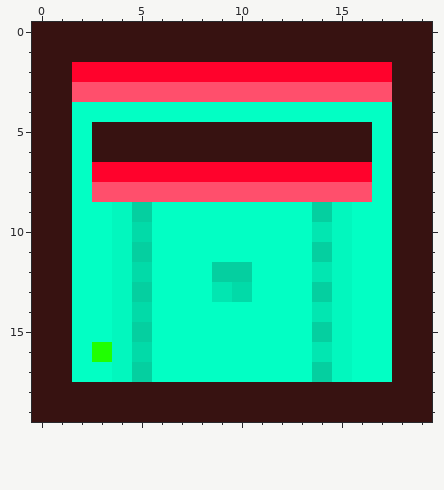
Edited in one commit: pixel-art sprite (res/rooms/room1.png). The first picture shows the starting point.
The file is 20x20 pixels. Colours within 5 levels of each other are drawn and written as one.
The same view after the edit:
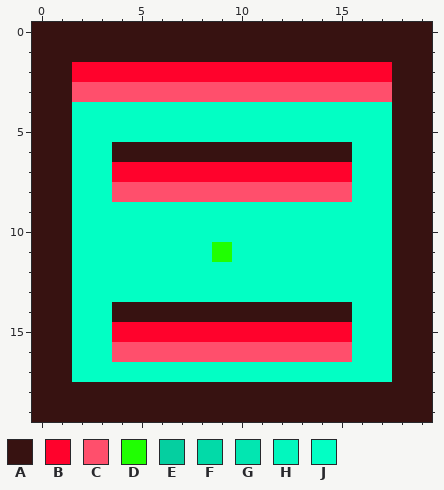
Palette (. is transparent): A #371211  B #ff022c  C #ff4f6c  D #20ff02  E #05cfa0  F #02daa8  G #02e6b1  H #02f7be  J #02ffc4
What changed:
@@ x 0..19 @@
  4 AAJJJJJJJJJJJJJJJJAA
- 5 AAJAAAAAAAAAAAAAAJAA
- 6 AAJAAAAAAAAAAAAAAJAA
- 7 AAJBBBBBBBBBBBBBBJAA
- 8 AAJCCCCCCCCCCCCCCJAA
- 9 AAJJHEJJJJJJJJEHJJAA
-10 AAJJHFJJJJJJJJGHJJAA
-11 AAJJHEJJJJJJJJEHJJAA
-12 AAJJHFJJJEEJJJGHJJAA
-13 AAJJHEJJJGFJJJEHJJAA
-14 AAJJHFJJJJJJJJGHJJAA
-15 AAJJHEJJJJJJJJEHJJAA
-16 AAJDHFJJJJJJJJGHJJAA
-17 AAJJHEJJJJJJJJEHJJAA
+ 5 AAJJJJJJJJJJJJJJJJAA
+ 6 AAJJAAAAAAAAAAAAJJAA
+ 7 AAJJBBBBBBBBBBBBJJAA
+ 8 AAJJCCCCCCCCCCCCJJAA
+ 9 AAJJJJJJJJJJJJJJJJAA
+10 AAJJJJJJJJJJJJJJJJAA
+11 AAJJJJJJJDJJJJJJJJAA
+12 AAJJJJJJJJJJJJJJJJAA
+13 AAJJJJJJJJJJJJJJJJAA
+14 AAJJAAAAAAAAAAAAJJAA
+15 AAJJBBBBBBBBBBBBJJAA
+16 AAJJCCCCCCCCCCCCJJAA
+17 AAJJJJJJJJJJJJJJJJAA
 18 AAAAAAAAAAAAAAAAAAAA
Where, in picture pixels (left, top, right, bottom), the same in both pictures:
changed: (92, 122, 372, 382)
